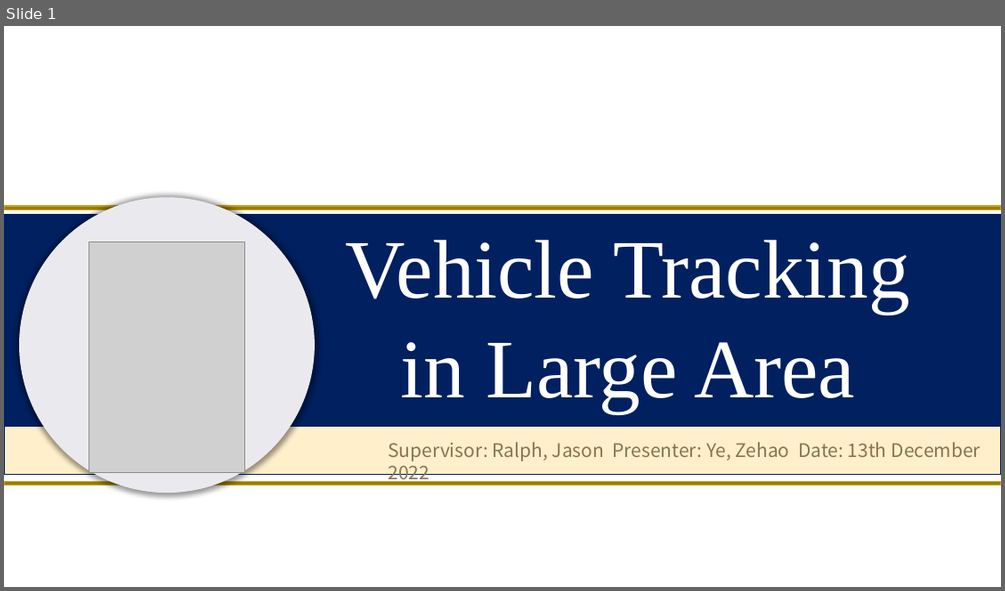
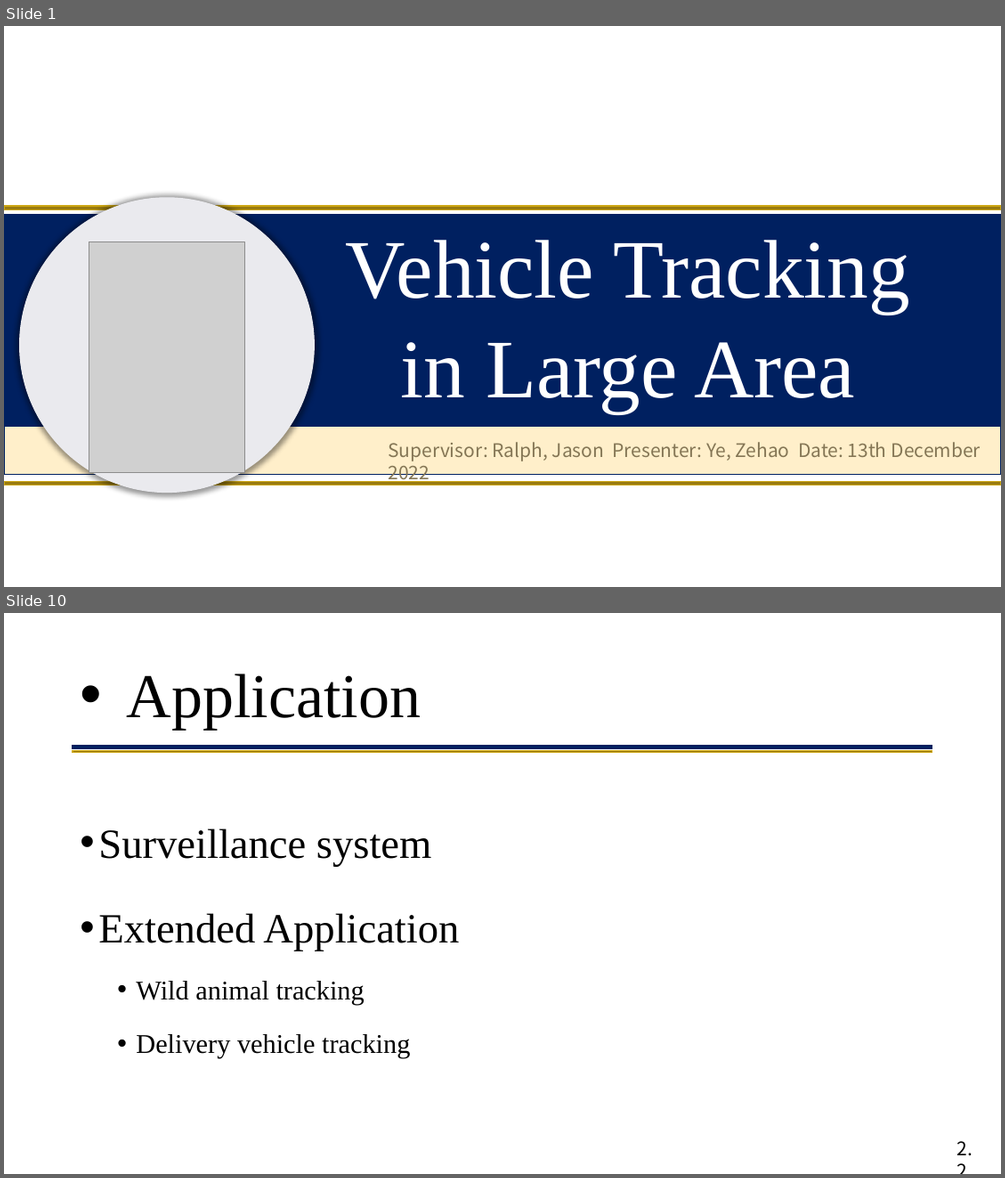
Before and after one commit to yezehao/final-year-project, a slide deck: deliverable/presentation/presentation.pptx. Shown one above the other, each under a label of ours: slide 1 before the commit, slides 1 and 10 after it; the slides between them are not shown. The pictures are 1005x591 and 1005x1178 pixels, drawn with LibreOffice and Linux fonts; fonts in the diff are those of the drawing; grey boxes stand for pictures; background and template pictures are left out. Boxes give left, top, right and bottom in pixels: in the first picture for what was removed or moved away, otherwise in the second. Text is boxed around its words. In the diff, an @@ line names an element or a change of style, - is before the commit and + after.

```diff
--- a/deliverable/presentation/presentation.pptx
+++ b/deliverable/presentation/presentation.pptx
@@ slide 10 added at bbox=[4, 613, 1001, 1174], background #FFFFFF @@
@@ title added at bbox=[127, 674, 421, 730], 60 pt, text #000000 @@
+• Application
@@ rectangle added at bbox=[73, 746, 933, 748], fill #002060, outline #002060 1 pt @@
@@ rectangle added at bbox=[73, 751, 933, 752], fill #997B0F, outline #CDA715 1 pt @@
@@ text added at bbox=[98, 828, 459, 1059], 26 pt, text #000000 @@
+• Surveillance system
+• Extended Application
+  • Wild animal tracking
+  • Delivery vehicle tracking
@@ text added at bbox=[957, 1141, 972, 1155], 18 pt, text #000000 @@
+2.2
```
Also in this commit, not shown: 7 slides changed, 12 other slides added, 5 slides removed, 1 other file.
